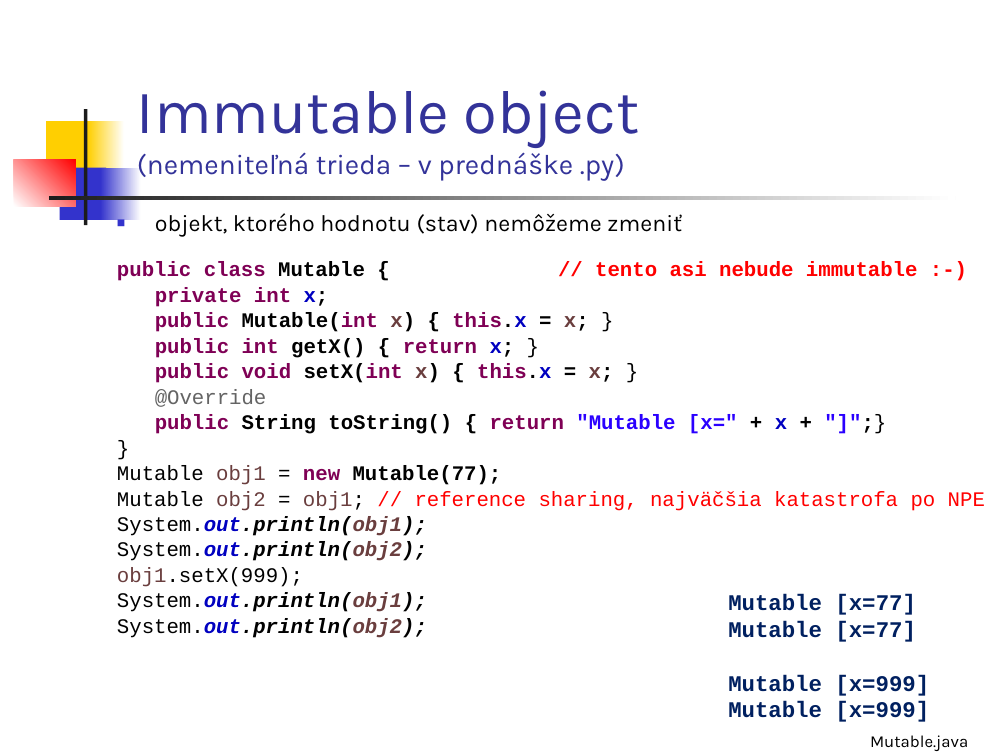
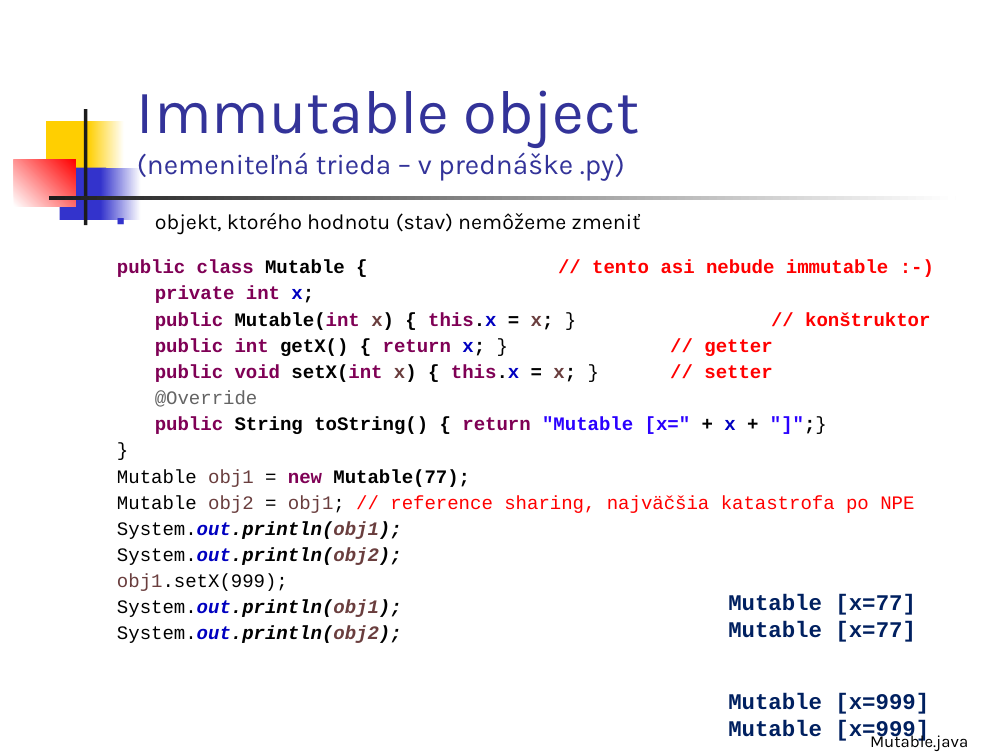
Before and after one commit to Programovanie4/Prednasky, a slide deck: slide 28 of 04/04_java.ppt (slide 27 before the commit). Drawn at 1008x756 pixels with LibreOffice and Linux fonts; fonts in the diff are those of the drawing. Boxes give left, top, right and bottom in pixels: in the first picture for what was removed or moved away, otherwise in the second. Text is boxed around its words. In the diff, an @@ line names an element or a change of style, - is before the commit and + after.

```diff
--- a/04/04_java.ppt
+++ b/04/04_java.ppt
@@ text at (117,213,914,643): size 16.6 to 15.3 pt in "objekt, ktorého hodnotu (stav) nemôžeme zmeniť"; size 14.8 to 13.6 pt in "public class Mutable { // tento asi ...", "private int x;", "@Override", "public String toString() { return "Mutable [x=" ..." and 8 more places; line spacing 0.8 to 0.9 @@
@@ text at (155,312,930,382): text changed; size 14.8 to 13.6 pt @@
-public Mutable(int x) { this.x = x; }
-public int getX() { return x; }
-public void setX(int x) { this.x = x; }
+public Mutable(int x) { this.x = x; } // konštruktor
+public int getX() { return x; } // getter
+public void setX(int x) { this.x = x; } // setter
@@ text "Mutable [x=77]" rewrapped from (728,594,929,722) to (728,594,929,743) @@
```
Also in this commit, not shown: 12 other slides changed, 4 other files.
